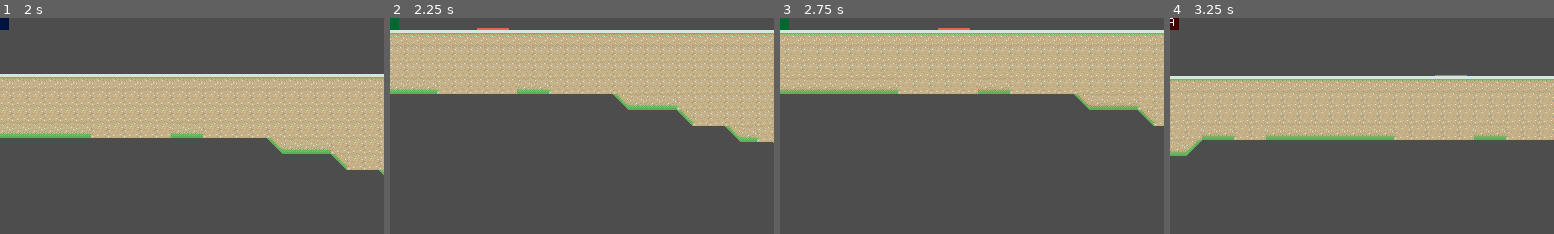
Above: before the commit, frames 1-4 (left to right).
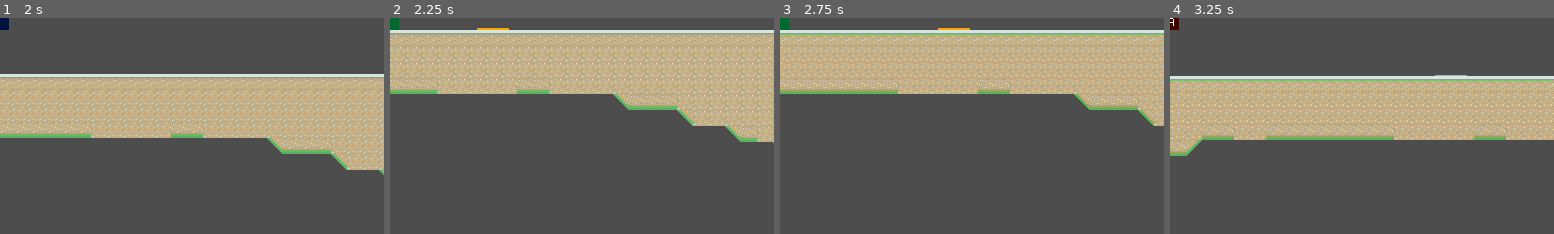
Above: after the commit, the same moments.

Repository: haruo-gabriel/portal2d
Game: Godot game, scene res://levels/level_1/level_scene.tscn
The game is run twice, just before and just after one commit, with the same random seed, the same clock (stepped at 60 frames per second) and the same inputs.
Inputs (mouse positions are % of the whole screen's width and height, from its top left):
- Up to frame 1 (2 s): tap Enter at 0.5 s; move the mouse to (45, 70) at 0.52 s; hold Shift (crouch) 0.53-1.28 s; hold D (move_right) from 0.53 s (still down); tap Space (jump) at 0.77, 1.52 s; move the mouse to (80, 65) at 1.27 s; click (80, 65) at 1.35 s
- Up to frame 2 (2.25 s): move the mouse to (20, 35) at 2.02 s; release D (move_right) at 2.03 s; hold A (move_left) from 2.03 s (still down); right-click (20, 35) at 2.1 s
- Up to frame 3 (2.75 s): keep holding A (move_left)
- Up to frame 4 (3.25 s): keep holding A (move_left); move the mouse to (55, 50) at 2.77 s; tap Shift (crouch) at 2.85 s; tap Space (jump) at 3.02 s
The pictures show only the part of the screen within x 50-100%, y 50-100%; the shares and areas given below are measured in that part.

Frame 1 is identical in both runs. In frame 2, less than 0.1% of the frame differs, in the area x 22-31%, y 4-6%; in frame 3, less than 0.1%; in frame 4, less than 0.1%.

Commit message:
Making portals work with a single scene

Diff:
--- a/godot project/portals/portals.gd
+++ b/godot project/portals/portals.gd
@@ -1,38 +1,30 @@
 
 extends Node
+
+var PORTAL_SCENE: Resource = preload("res://portals/common/portal.tscn")
 
 var portal_map: Dictionary = {
 	PortalsConstants.PortalType.PORTAL_TYPE_ORANGE: null,
 	PortalsConstants.PortalType.PORTAL_TYPE_BLUE: null
 }
 
+func create_portal_instance(type: PortalsConstants.PortalType, position: Vector2, normal: Vector2) -> void:
 
-func create_portal_instance(type: PortalsConstants.PortalType, position: Vector2, normal: Vector2) -> void:
 	if portal_map[type] != null:
 		remove_portal(type)
 
-	# If Portal is not instantiated, instantiate it at the correct position
-	if type == PortalsConstants.PortalType.PORTAL_TYPE_BLUE:
-		var portal_scene = preload("res://portals/blue_portal.tscn")
-		var new_portal: Portal = portal_scene.instantiate()
-		new_portal.type = PortalsConstants.PortalType.PORTAL_TYPE_BLUE
-		new_portal.position = position
-		new_portal.normal = normal
-		new_portal.rotate(normal.angle())
+	var new_portal: Portal = PORTAL_SCENE.instantiate()
 
+	new_portal.modulate = PortalsConstants.PORTAL_COLORS[type]
 
-		portal_map[PortalsConstants.PortalType.PORTAL_TYPE_BLUE] = new_portal
-		add_child(new_portal)
-	else:
-		var portal_scene = preload("res://portals/orange_portal.tscn")
-		var new_portal: Portal = portal_scene.instantiate()
-		new_portal.type = PortalsConstants.PortalType.PORTAL_TYPE_ORANGE
-		new_portal.position = position
-		new_portal.normal = normal
-		new_portal.rotate(normal.angle())
+	new_portal.type = type
+	new_portal.position = position
+	new_portal.normal = normal
+	new_portal.rotation = normal.angle()
 
-		portal_map[PortalsConstants.PortalType.PORTAL_TYPE_ORANGE] = new_portal
-		add_child(new_portal)
+	portal_map[type] = new_portal
+
+	add_child(new_portal)
 
 
 func remove_portal(type: PortalsConstants.PortalType) -> void:
--- a/godot project/portals/portals_constants.gd
+++ b/godot project/portals/portals_constants.gd
@@ -4,3 +4,8 @@
 	PORTAL_TYPE_ORANGE,
 	PORTAL_TYPE_BLUE
 }
+
+const PORTAL_COLORS: Dictionary = {
+	PortalType.PORTAL_TYPE_ORANGE : Color.ORANGE,
+	PortalType.PORTAL_TYPE_BLUE : Color.AQUA
+}
